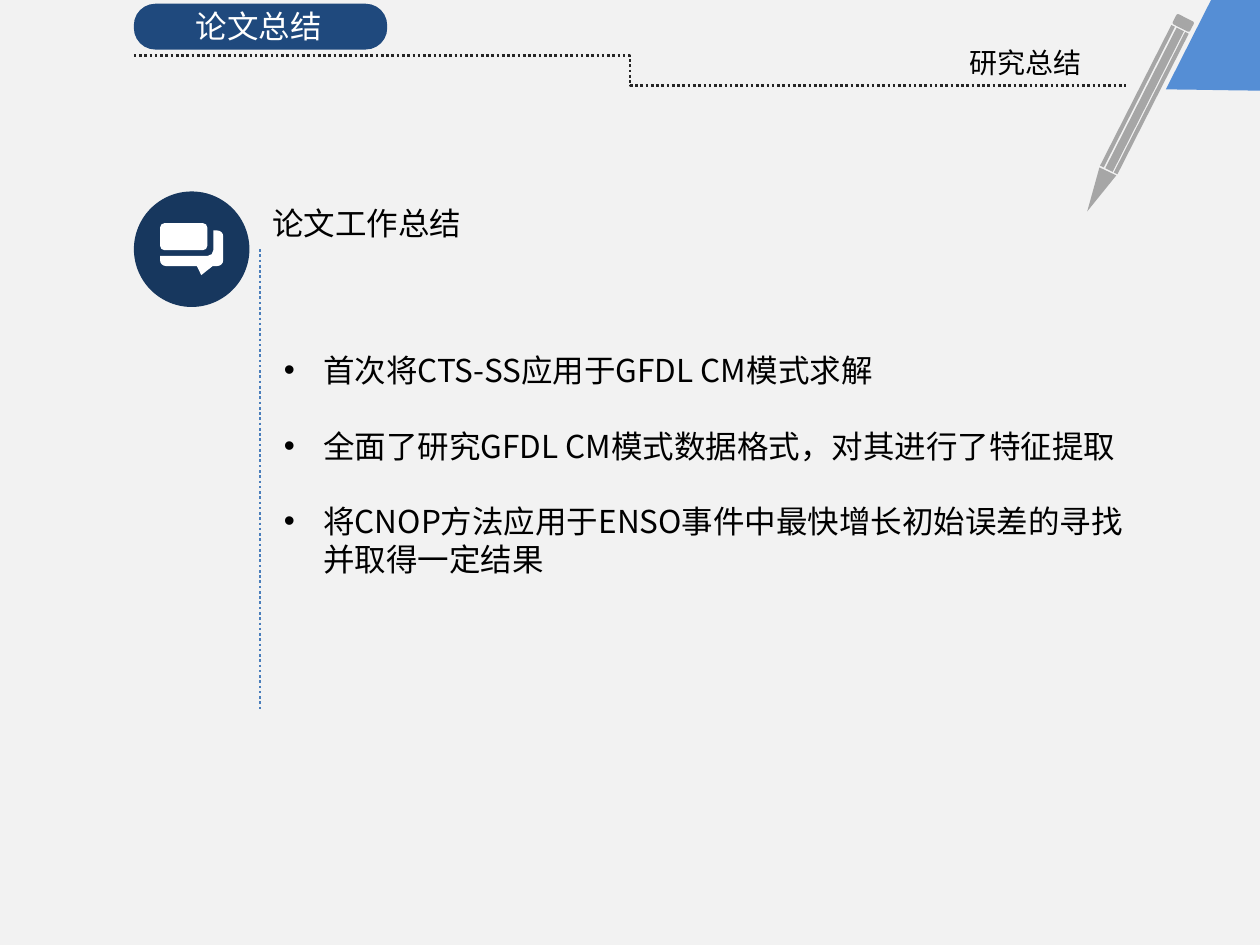
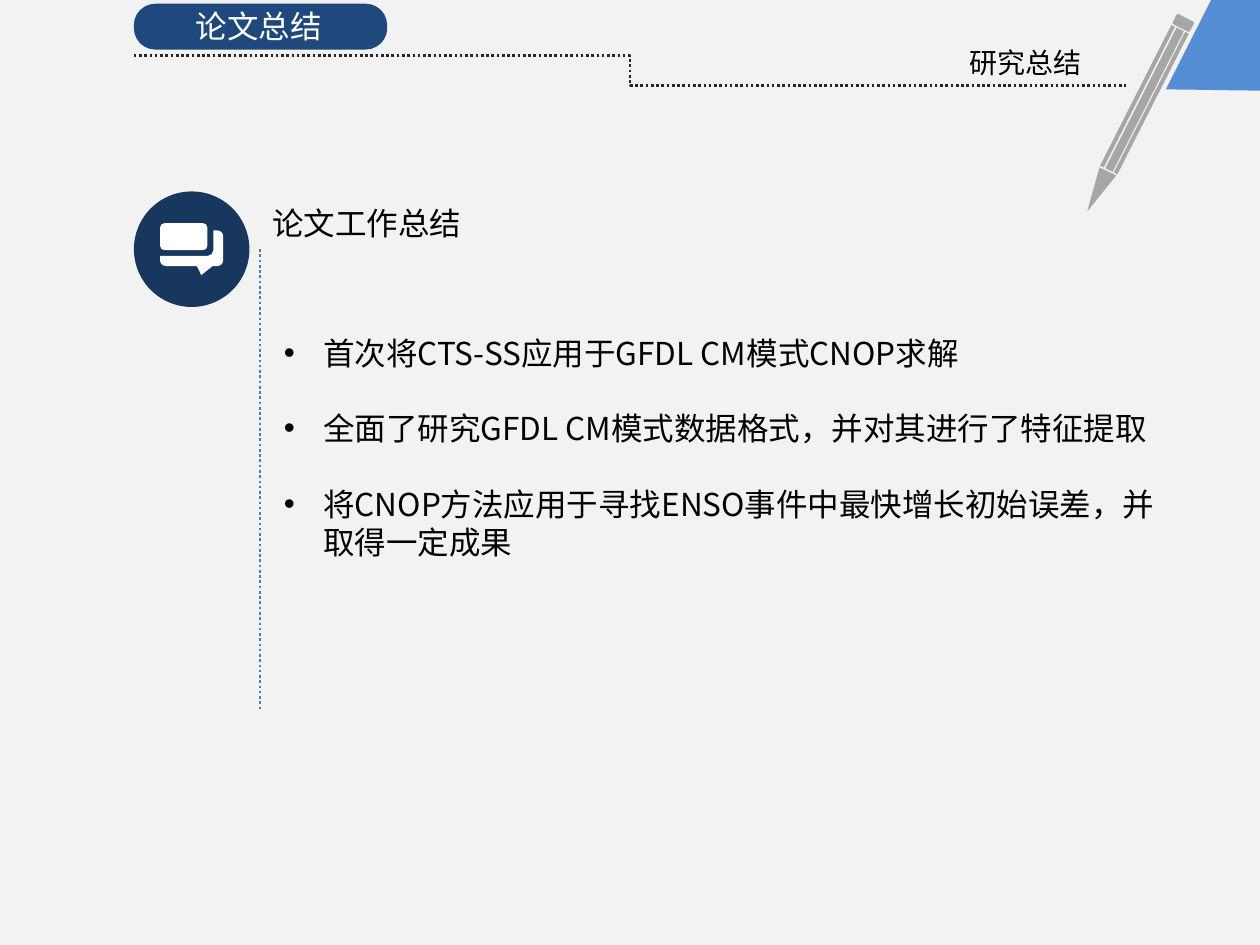
Before and after one commit to KrisCheng/GraduationDesign, a slide deck: slide 20 of FinalPaper/毕业答辩.pptx (slide 21 before the commit). Drawn at 1260x945 pixels with LibreOffice and Linux fonts; fonts in the diff are those of the drawing. Boxes give left, top, right and bottom in pixels: in the first picture for what was removed or moved away, otherwise in the second. Text is boxed around its words. In the diff, an @@ line names an element or a change of style, - is before the commit and + after.

```diff
--- a/FinalPaper/毕业答辩.pptx
+++ b/FinalPaper/毕业答辩.pptx
@@ text at bbox=[323, 338, 1154, 557]: text changed @@
-• 首次将CTS-SS应用于GFDL CM模式求解
-• 全面了研究GFDL CM模式数据格式，对其进行了特征提取
-• 将CNOP方法应用于ENSO事件中最快增长初始误差的寻找并取得一定结果
+• 首次将CTS-SS应用于GFDL CM模式CNOP求解
+• 全面了研究GFDL CM模式数据格式，并对其进行了特征提取
+• 将CNOP方法应用于寻找ENSO事件中最快增长初始误差，并取得一定成果
```
Also in this commit, not shown: 6 other slides changed, 1 slide added, 3 slides removed, 2 other files.
